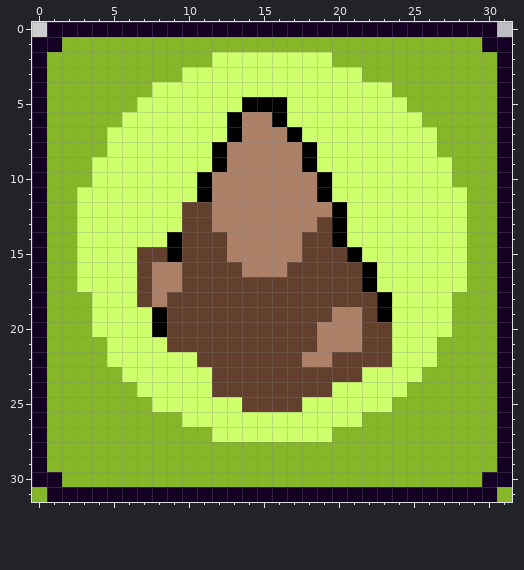
Pixel-art sprite, stored at public/assets/Icons/Skills/Green/sculptEarth.png. Above, as it was before the edit.
The file is 32x32 pixels.
The same view after the edit:
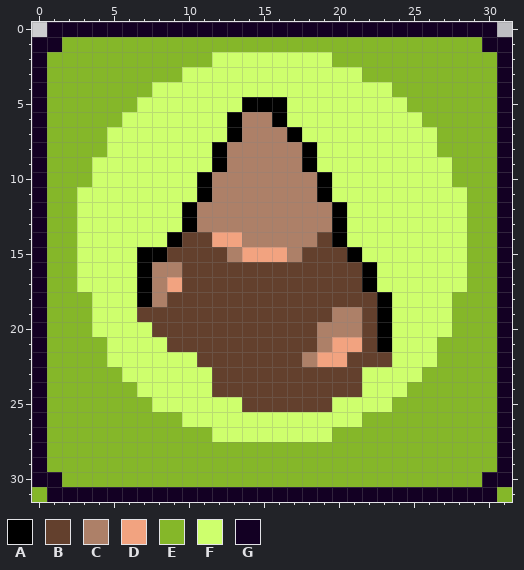
Palette (. is transparent): A #000000  B #63402d  C #ad8068  D #f2a380  E #85b729  F #ceff6d  G #130023
Changes in this commit:
The edit turns colour B into colour A in rows 12 to 13 at x 10; in row 15 at x 7 to 8; in rows 16 to 18 at x 7; in rows 20 to 21 at x 23.
The edit turns colour A into colour B in row 15 at x 9; in rows 19 to 20 at x 8.
The edit turns colour C into colour B in row 16 at x 14 to 16.
The edit turns colour F into colour B in row 19 at x 7; in row 24 at x 20 to 21; in row 25 at x 18 to 19.
The edit turns colour B into colour C in row 12 at x 11; in row 13 at x 11 and 19; in row 14 at x 18.
The edit turns colour B into colour D in row 14 at x 12; in row 22 at x 20.
The edit turns colour C into colour D in row 14 at x 13; in row 15 at x 14 to 16; in row 17 at x 9; in row 21 at x 20 to 21; in row 22 at x 19.
Boxes around the changes in both pictures, in picture pixels (x1, y1, x2, y2):
changed: (137, 202, 392, 412)
